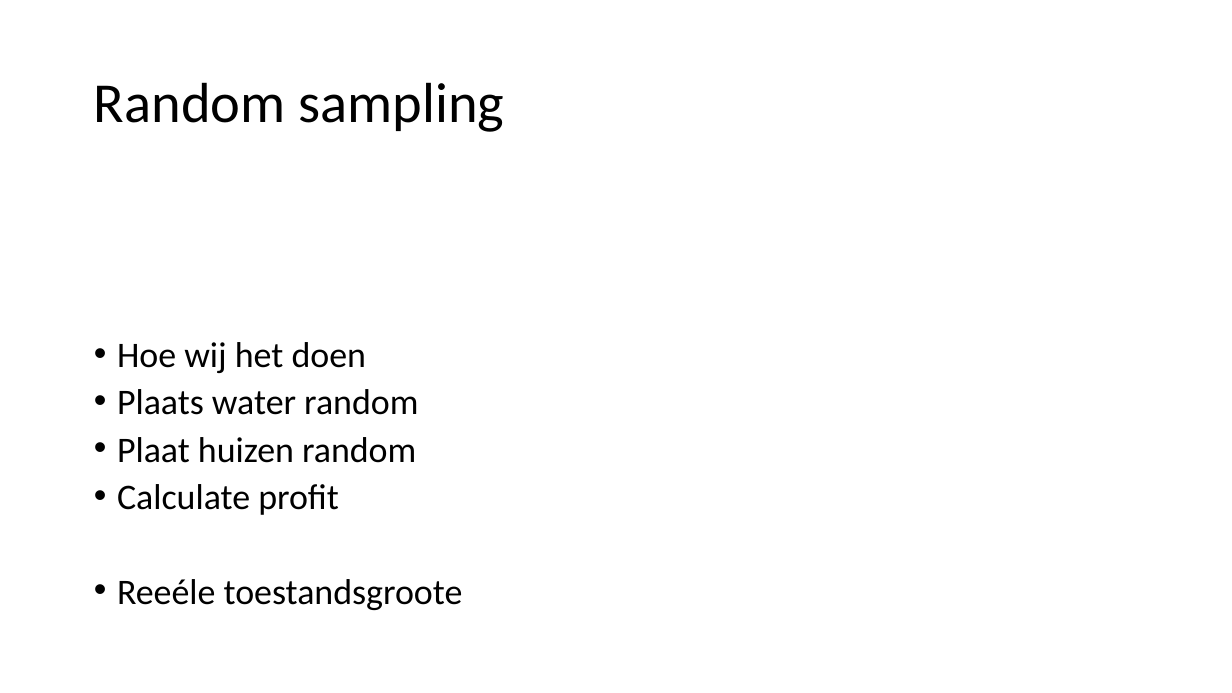
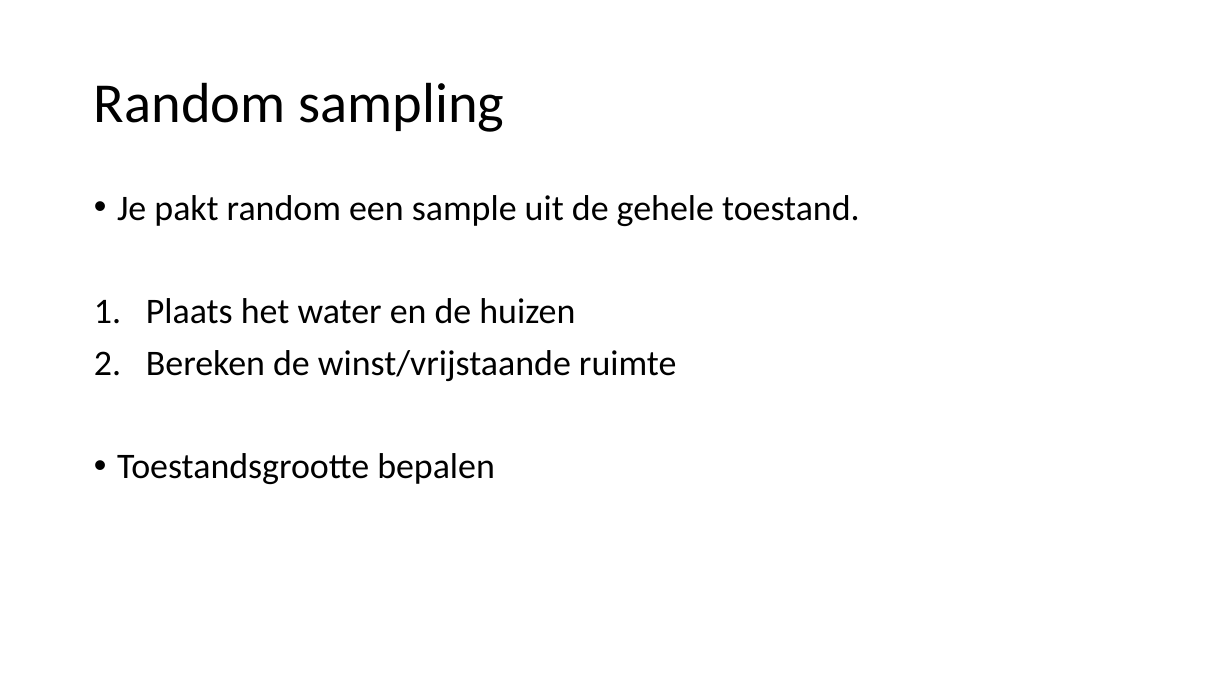
Before and after one commit to TammeThijs/Heuristics, a slide deck: slide 8 of Presentation2.pptx. Drawn at 1232x693 pixels with LibreOffice and Linux fonts; fonts in the diff are those of the drawing; background and template pictures are left out. Boxes give left, top, right and bottom in pixels: in the first picture for what was removed or moved away, otherwise in the second. Text is boxed around its words. In the diff, an @@ line names an element or a change of style, - is before the commit and + after.

```diff
--- a/Presentation2.pptx
+++ b/Presentation2.pptx
@@ text at [117, 195, 860, 484]: text changed @@
-• Hoe wij het doen
-• Plaats water random
-• Plaat huizen random
-• Calculate profit
-• Reeéle toestandsgroote
+• Je pakt random een sample uit de gehele toestand.
+1. Plaats het water en de huizen
+2. Bereken de winst/vrijstaande ruimte
+• Toestandsgrootte bepalen
```
Also in this commit, not shown: 8 other slides changed, 4 slides added, 2 slides removed, 1 other file.
